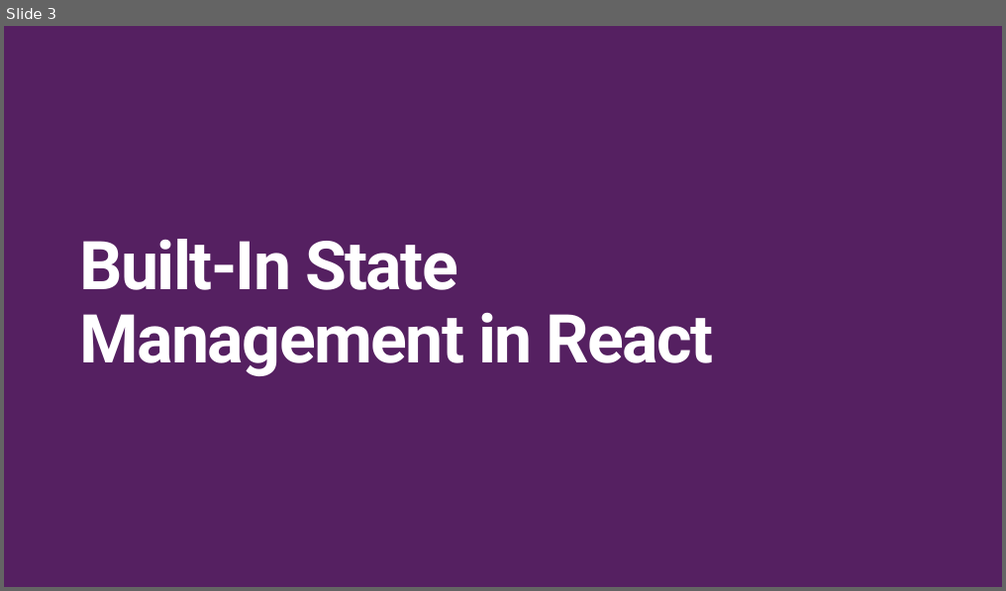
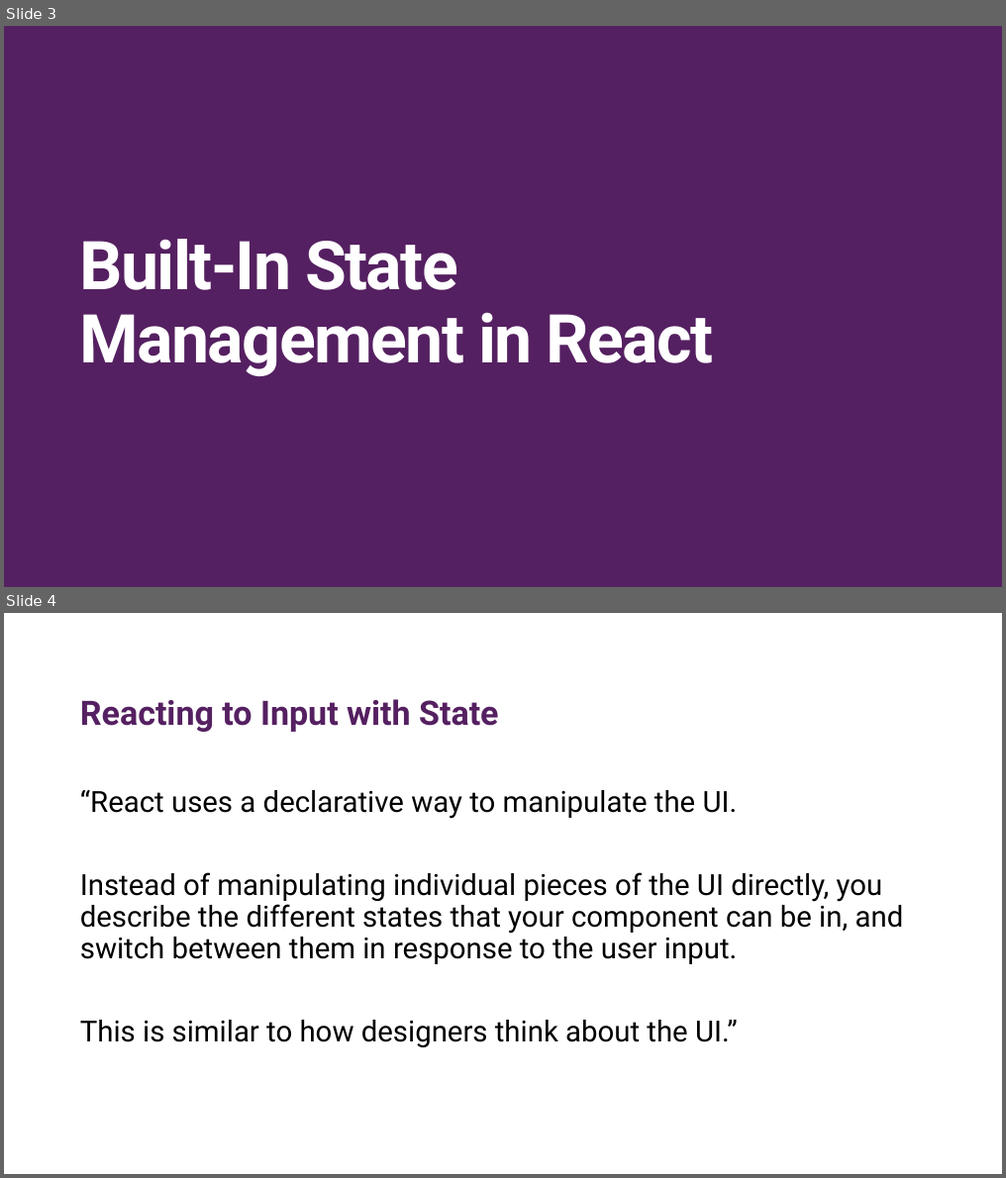
Before and after one commit to davidlambl/Lunch-and-Learns, a slide deck: Powerpoint Deck/React-State-Management.pptx. Shown one above the other, each under a label of ours: slide 3 before the commit, slides 3 and 4 after it. The pictures are 1006x591 and 1006x1178 pixels, drawn with LibreOffice and Linux fonts; fonts in the diff are those of the drawing. Boxes give left, top, right and bottom in pixels: in the first picture for what was removed or moved away, otherwise in the second. Text is boxed around its words. In the diff, an @@ line names an element or a change of style, - is before the commit and + after.

```diff
--- a/Powerpoint Deck/React-State-Management.pptx
+++ b/Powerpoint Deck/React-State-Management.pptx
@@ slide 4 added at (4, 613, 1002, 1174), background #FFFFFF @@
@@ title added at (80, 699, 498, 732), 32.4 pt, text #552061, bold @@
+Reacting to Input with State
@@ text added at (80, 790, 904, 1048), 28 pt, text #000000 @@
+“React uses a declarative way to manipulate the UI.
+Instead of manipulating individual pieces of the UI directly, you describe the different states that your component can be in, and switch between them in response to the user input.
+This is similar to how designers think about the UI.”
```
Also in this commit, not shown: 1 slide changed, 6 other slides added, 1 slide removed.
